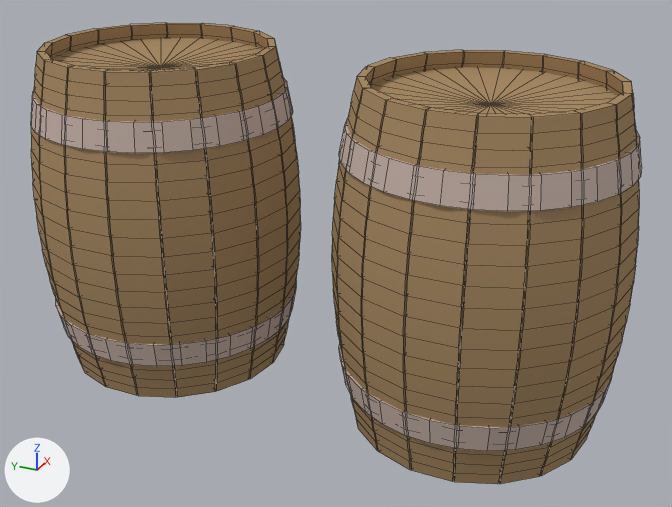
One commit to the Blender file development/graphics/objects/barrels/barrel.blend: the scene before it, then after it.
Before and after are seen from a 50 mm lens placed at (-3.85, -1.02, 2.71), pointed at (0.09, 0.75, 0.74). Lighting does not change. The marker at lower left points along +X, +Y and +Z. Mesh edges are drawn as thin lines.

In view in the first picture: 'barrel', 'barrel.001', 'bottomRing', 'bottomRing.001', 'topRing', 'topRing.001'.
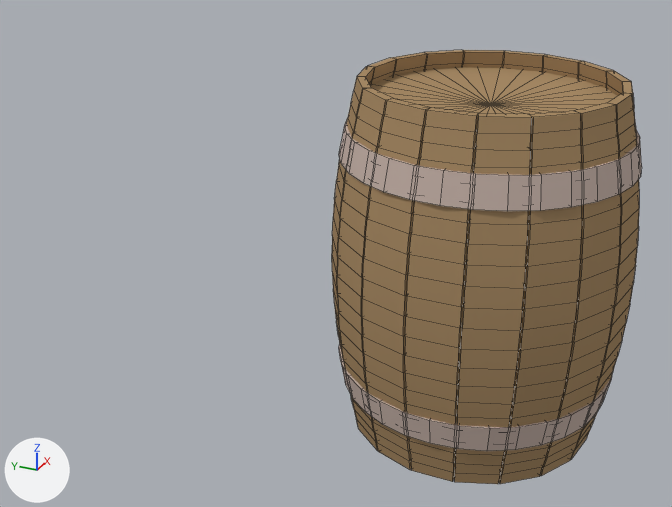
What differs and where, as boxes (x1, y1, x2, y2) in the pictures (672 x 507 px):
'barrel.001', deleted (brown)
    before: (31, 23, 301, 397)
'topRing.001', deleted
    before: (31, 79, 293, 153)
'bottomRing.001', deleted
    before: (56, 285, 296, 366)

The edits, one by one:
Object 'barrel.001' (ob_barrel_001) is deleted.
Object 'topRing.001' (ob_topring_001) is deleted.
Object 'bottomRing.001' (ob_bottomring_001) is deleted.
